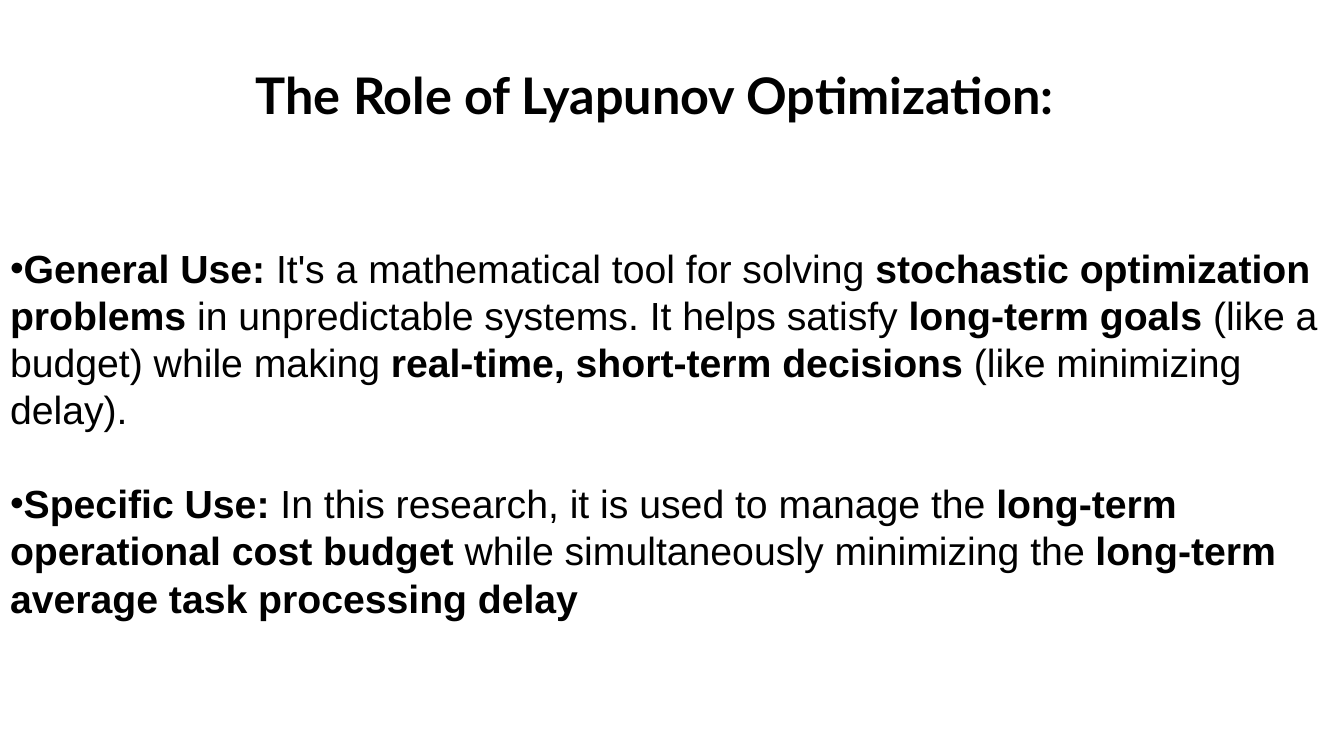
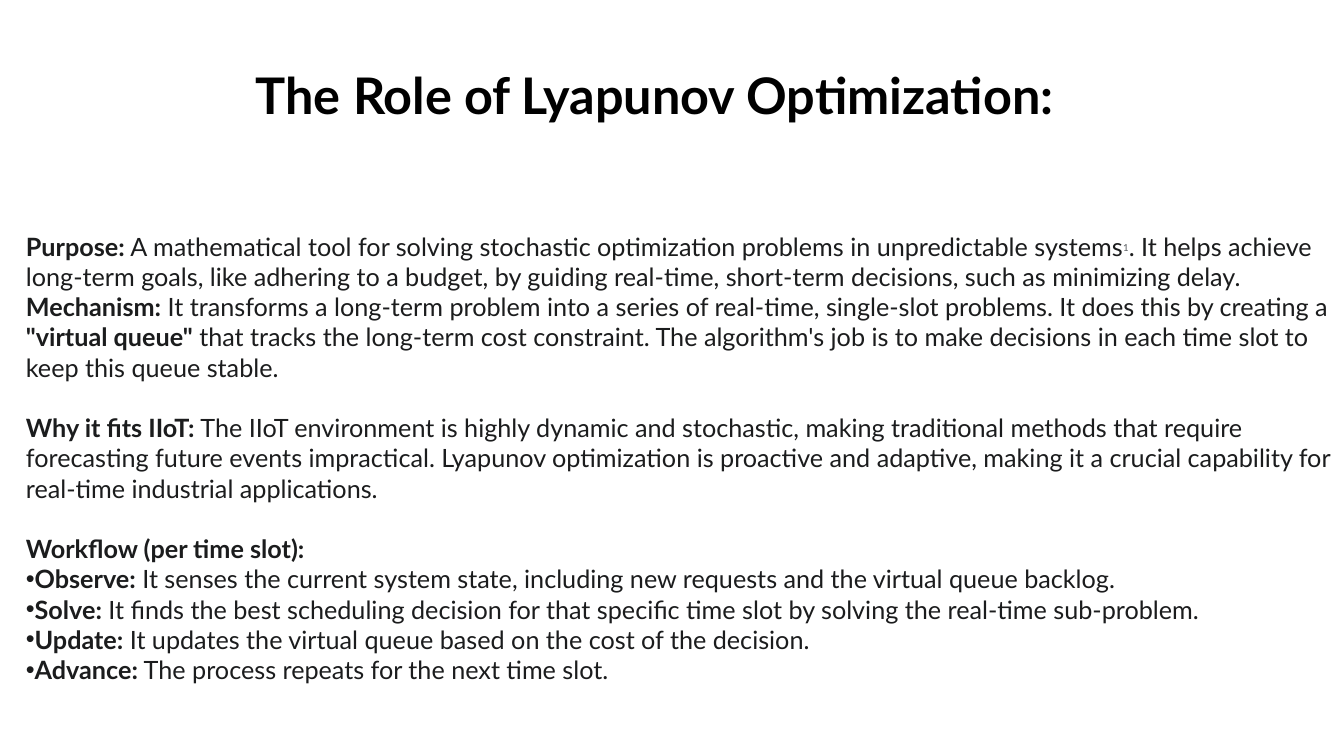
Before and after one commit to 23CSE362-edge-computing-2025-26-odd/capstone-project-02-thingdifferent, a slide deck: slide 8 of Document/Thing Differnet-02 Edge Computing Review 1.pptx (slide 9 before the commit). Drawn at 1344x756 pixels with LibreOffice and Linux fonts; fonts in the diff are those of the drawing. Boxes give left, top, right and bottom in pixels: in the first picture for what was removed or moved away, otherwise in the second. Text is boxed around its words. In the diff, an @@ line names an element or a change of style, - is before the commit and + after.

```diff
--- a/Document/Thing Differnet-02 Edge Computing Review 1.pptx
+++ b/Document/Thing Differnet-02 Edge Computing Review 1.pptx
@@ text at [26, 237, 1331, 684]: text changed; size 28 to 18 pt; font Arial to Lato; text colour #000000 to #1B1C1D @@
-• General Use: It's a mathematical tool for solving stochastic optimization problems in unpredictable systems. It helps satisfy long-term goals (like a budget) while making real-time, short-term decisions (like minimizing delay).
-• Specific Use: In this research, it is used to manage the long-term operational cost budget while simultaneously minimizing the long-term average task processing delay
+Purpose: A mathematical tool for solving stochastic optimization problems in unpredictable systems1. It helps achieve long-term goals, like adhering to a budget, by guiding real-time, short-term decisions, such as minimizing delay.
+Mechanism: It transforms a long-term problem into a series of real-time, single-slot problems. It does this by creating a "virtual queue" that tracks the long-term cost constraint. The algorithm's job is to make decisions in each time slot to keep this queue stable.
+Why it fits IIoT: The IIoT environment is highly dynamic and stochastic, making traditional methods that require forecasting future events impractical. Lyapunov optimization is proactive and adaptive, making it a crucial capability for real-time industrial applications.
+Workflow (per time slot):
+• Observe: It senses the current system state, including new requests and the virtual queue backlog.
+• Solve: It finds the best scheduling decision for that specific time slot by solving the real-time sub-problem.
+• Update: It updates the virtual queue based on the cost of the decision.
+• Advance: The process repeats for the next time slot.
```
Also in this commit, not shown: 9 other slides changed, 2 slides added, 4 slides removed.
